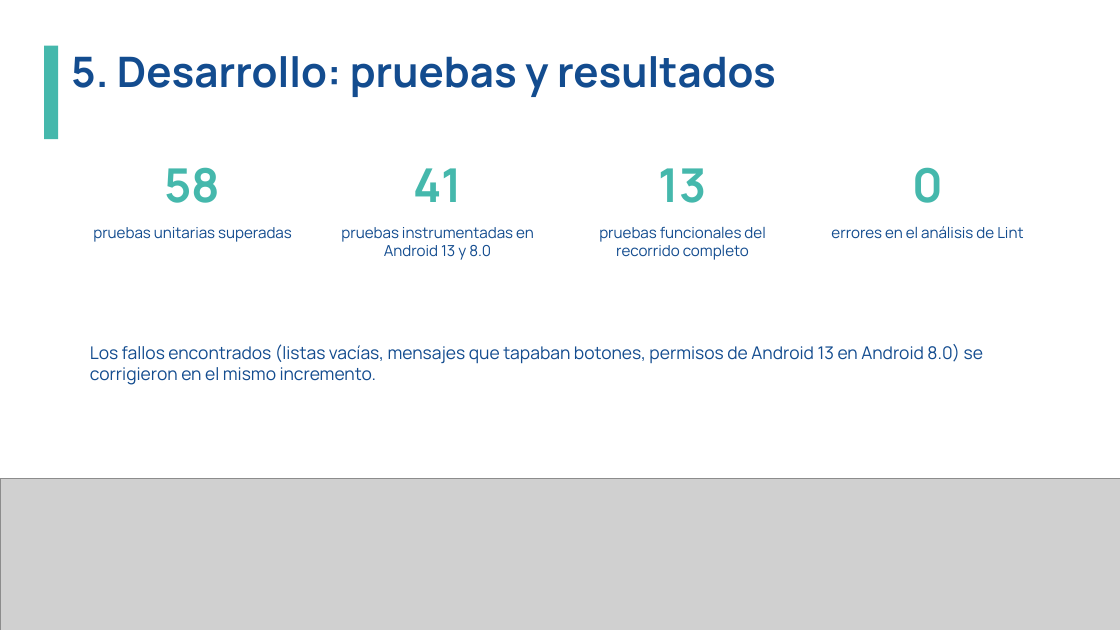
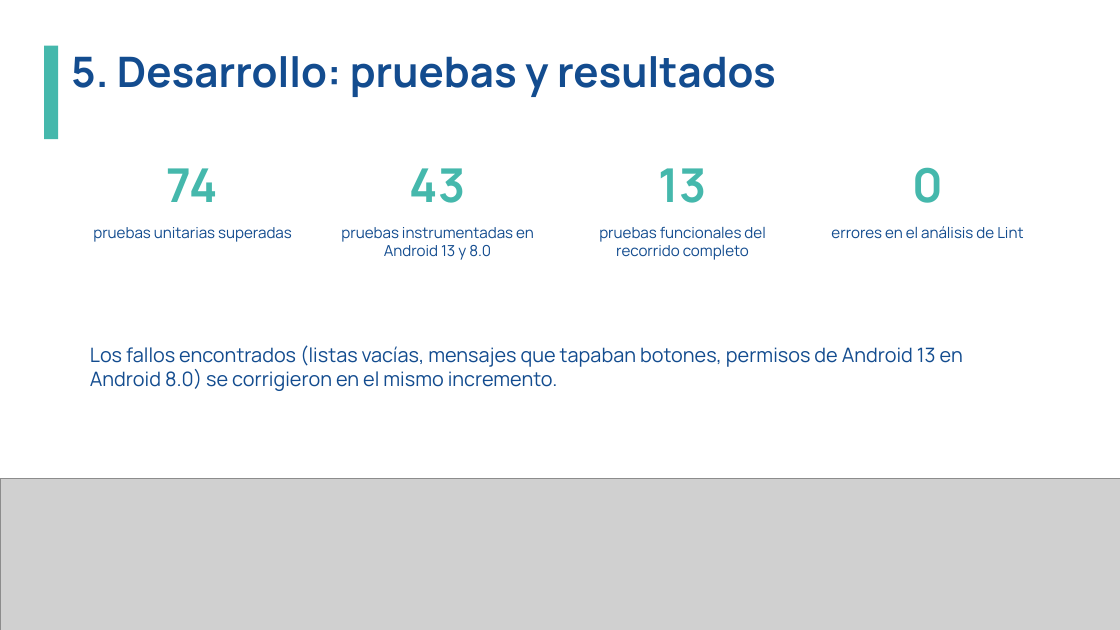
Before and after one commit to LilShaolin/AutoCuida, a slide deck: slide 11 of presentacion/AutoCuida_Presentacion.pptx. Drawn at 1120x630 pixels with LibreOffice and Linux fonts; fonts in the diff are those of the drawing; grey boxes stand for pictures; background and template pictures are left out. Boxes give left, top, right and bottom in pixels: in the first picture for what was removed or moved away, otherwise in the second. Text is boxed around its words. In the diff, an @@ line names an element or a change of style, - is before the commit and + after.

```diff
--- a/presentacion/AutoCuida_Presentacion.pptx
+++ b/presentacion/AutoCuida_Presentacion.pptx
@@ text at (167, 168, 218, 202): text changed @@
-58
+74
@@ text at (410, 168, 465, 203): text changed @@
-41
+43
@@ text "Los fallos encontrados (listas vacías, ..." at (90, 345, 963, 391): size 15 to 17 pt @@
```
Also in this commit, not shown: 5 other slides changed, 21 other files.
